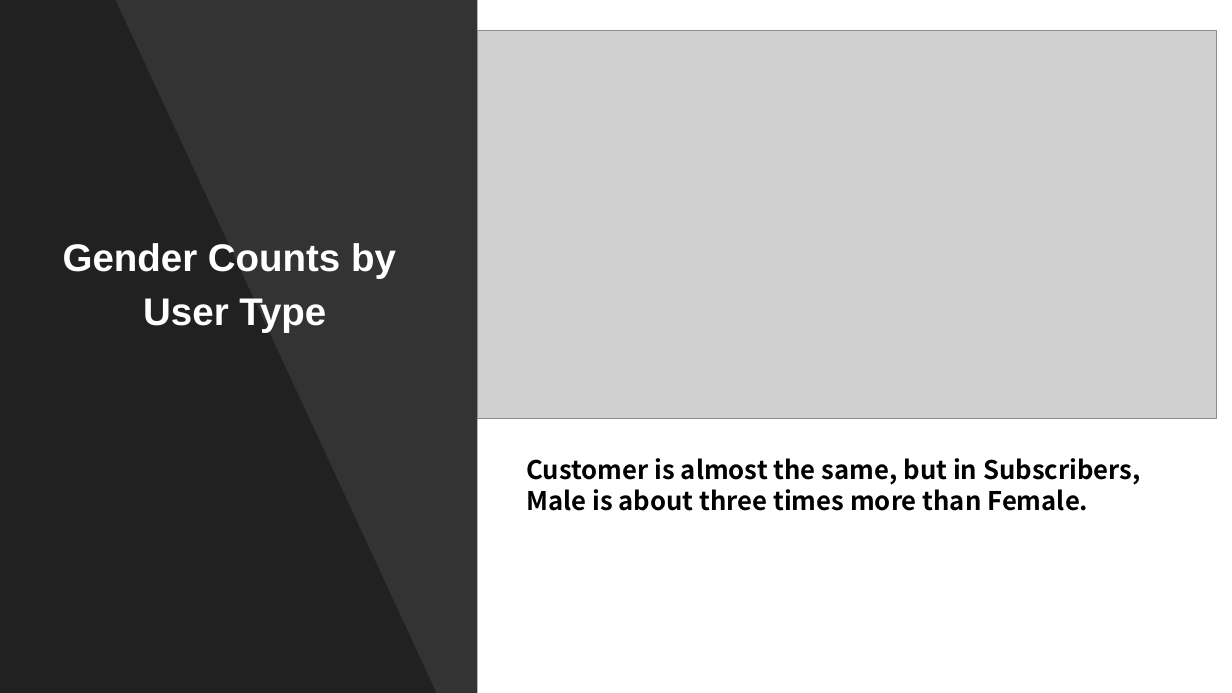
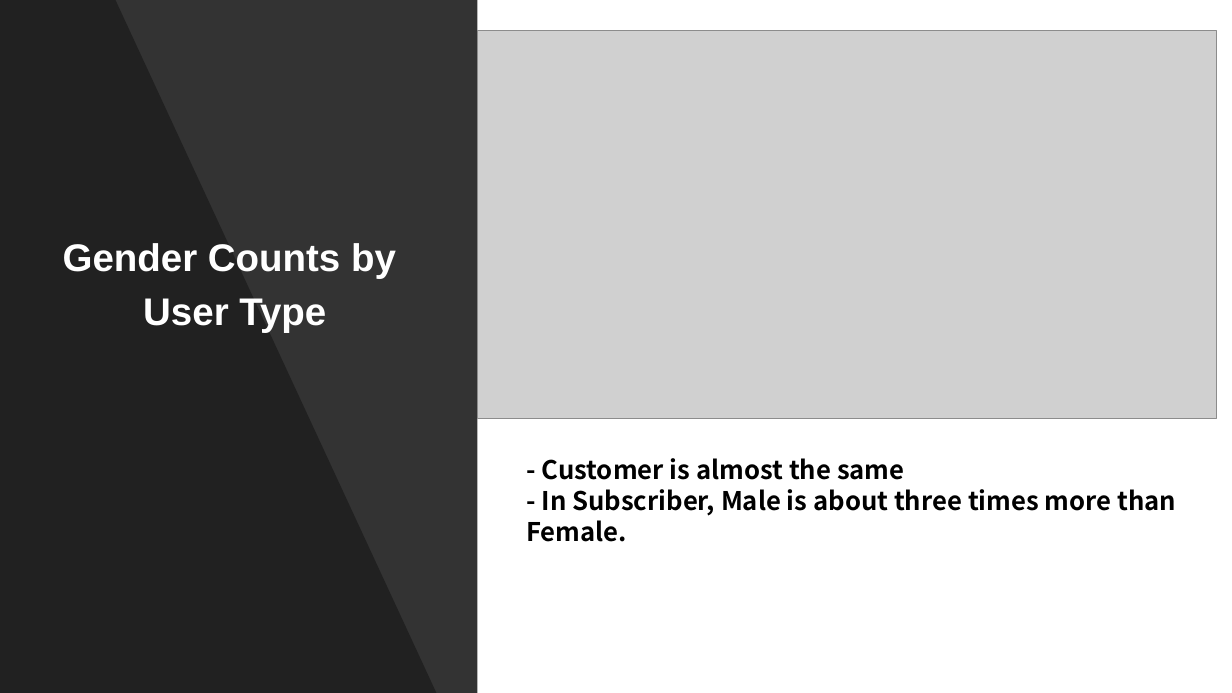
Before and after one commit to kkrlee/CitiBike-Capstone, a slide deck: slide 6 of Citi Bike.pptx. Drawn at 1232x693 pixels with LibreOffice and Linux fonts; fonts in the diff are those of the drawing; grey boxes stand for pictures. Boxes give left, top, right and bottom in pixels: in the first picture for what was removed or moved away, otherwise in the second. Text is boxed around its words. In the diff, an @@ line names an element or a change of style, - is before the commit and + after.

```diff
--- a/Citi Bike.pptx
+++ b/Citi Bike.pptx
@@ text at (x1=526, y1=458, x2=1176, y2=542): text changed @@
-Customer is almost the same, but in Subscribers,
-Male is about three times more than Female.
+- Customer is almost the same
+- In Subscriber, Male is about three times more than Female.
```
Also in this commit, not shown: 6 other slides changed, 3 slides added, 5 slides removed, 1 other file.
